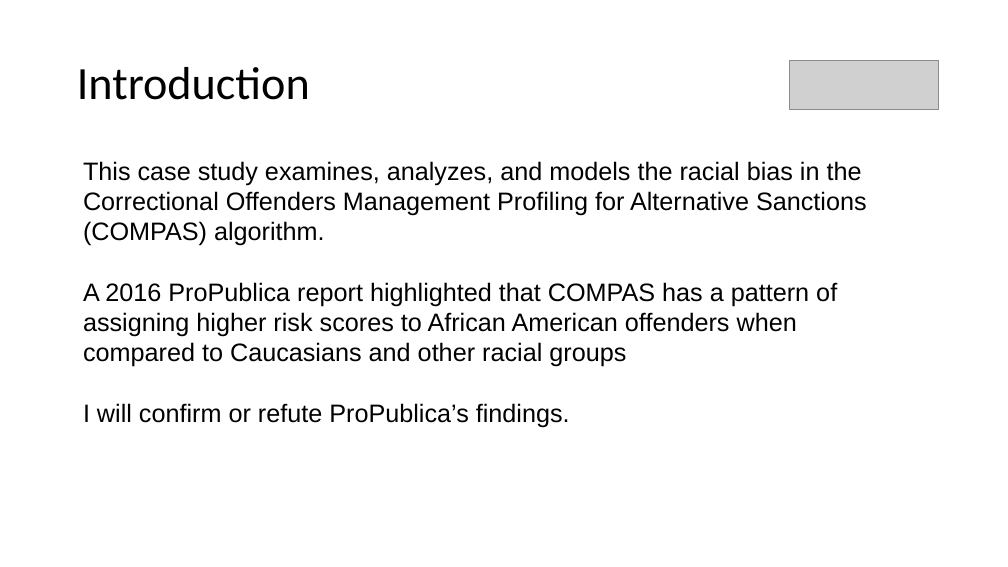
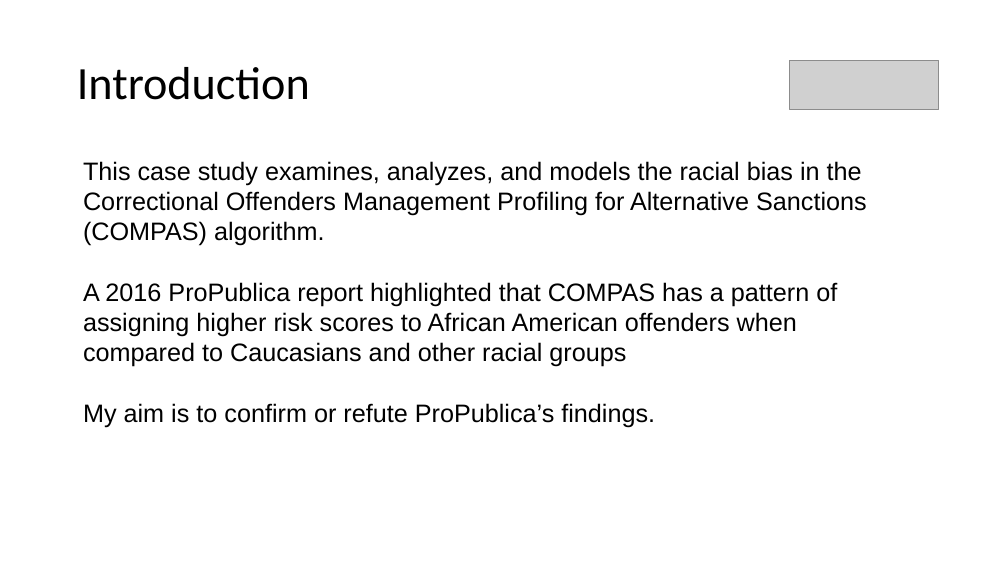
Before and after one commit to arjun7973/msds640_caseStudy, a slide deck: slide 2 of 25Sumr8W2_MSDS640_X70/2025_COMPAS_Bias_Case_Study/presentation/COMPAS_Bias_Presentation.pptx. Drawn at 1008x567 pixels with LibreOffice and Linux fonts; fonts in the diff are those of the drawing; grey boxes stand for pictures. Boxes give left, top, right and bottom in pixels: in the first picture for what was removed or moved away, otherwise in the second. Text is boxed around its words. In the diff, an @@ line names an element or a change of style, - is before the commit and + after.

Commit message:
Updated Presentation

```diff
--- a/25Sumr8W2_MSDS640_X70/2025_COMPAS_Bias_Case_Study/presentation/COMPAS_Bias_Presentation.pptx
+++ b/25Sumr8W2_MSDS640_X70/2025_COMPAS_Bias_Case_Study/presentation/COMPAS_Bias_Presentation.pptx
@@ text at (83, 403, 655, 427): text changed @@
-I will confirm or refute ProPublica’s findings.
+My aim is to confirm or refute ProPublica’s findings.
```
Also in this commit, not shown: 3 other slides changed.
